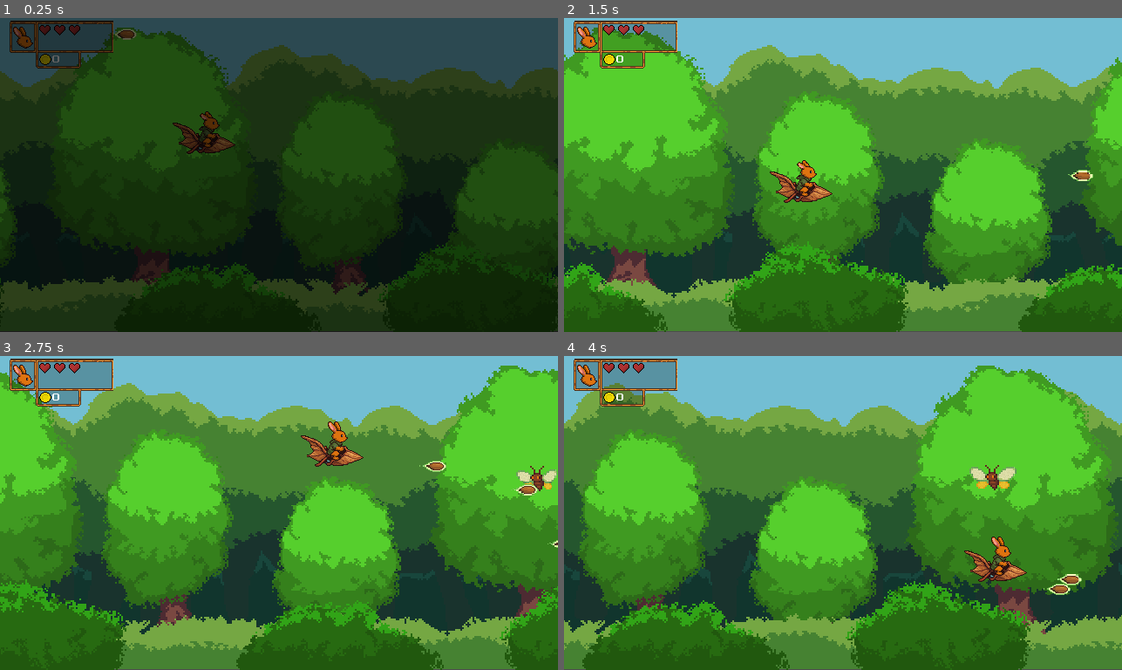
Above: before the commit, frames 1-4 (two rows, left to right).
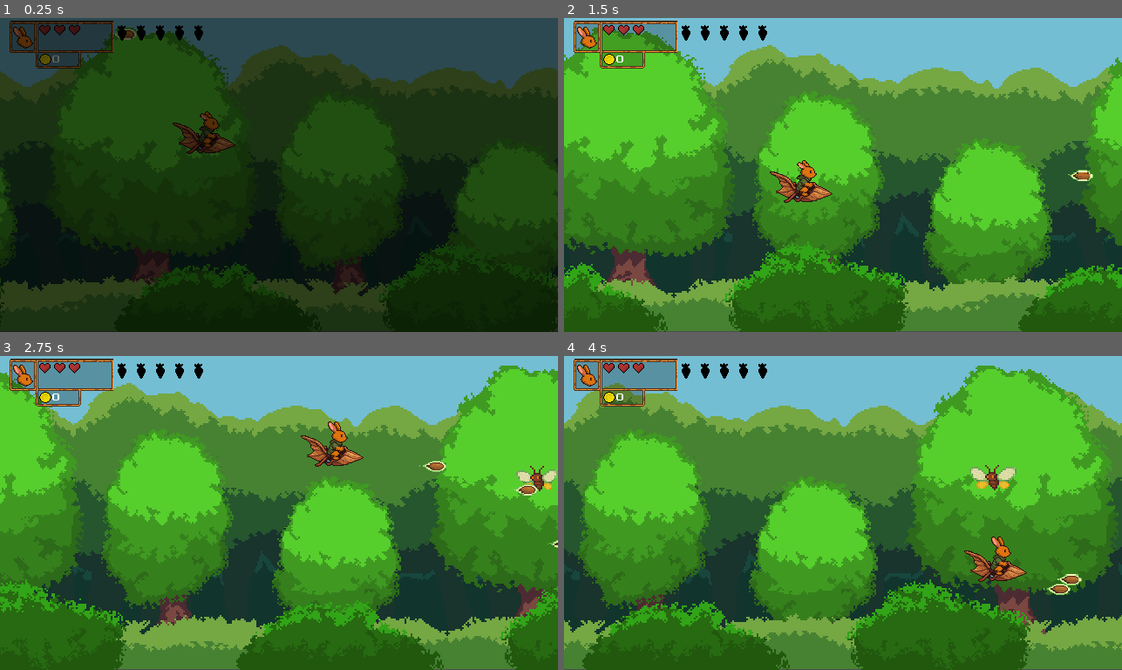
Above: after the commit, the same moments.

Repository: xrysen/skyburrower
Game: Godot game, scene res://Levels/Level 1/level1-1.tscn
Same seed, same stepped clock (60 frames per second), same inputs: the game is played once before the commit and once after it.
Inputs (mouse positions are in pixels of both pictures, inside the frame that each line leads up to):
- Up to frame 1 (0.25 s): no input
- Up to frame 2 (1.5 s): move the mouse to (965, 159) at 0.52 s; move the mouse to (731, 190) at 1.27 s
- Up to frame 3 (2.75 s): move the mouse to (334, 443) at 2.02 s
- Up to frame 4 (4 s): move the mouse to (815, 575) at 2.77 s; move the mouse to (1010, 560) at 3.52 s

The runs differ from the first frame. In frame 1, 0.3% of the frame differs, in the area x 21-37%, y 2-8%; in frame 2, 0.3%; in frame 3, 0.3%; in frame 4, 0.3%.

Commit message:
Adding bonus carrots

Diff:
--- a/Global/Global.gd
+++ b/Global/Global.gd
@@ -8,8 +8,26 @@
 var magnet: float = 100.0
 var luck: int = 1
 
+var levels = [
+	{ "level": [ { "carrot_count": 0, "completed": false}]}
+]
+
 signal coins_changed
+signal carrot_changed
 
 func add_coins(amount: int = 1):
 	coin_count += amount
 	emit_signal("coins_changed")
+
+func add_carrot(level,stage):
+	levels[level - 1]["level"][stage - 1]["carrot_count"] += 1
+	emit_signal("carrot_changed")
+
+func reset_carrot(level,stage):
+	levels[level - 1]["level"][stage - 1]["carrot_count"] = 0
+
+func mark_stage_complete(level,stage):
+	levels[level - 1]["level"][stage - 1]["completed"] = true
+
+func get_carrot(level, stage) -> int:
+	return levels[level - 1]["level"][stage - 1]["carrot_count"]
--- a/Items/Carrot/carrot.gd
+++ b/Items/Carrot/carrot.gd
@@ -1,9 +1,14 @@
 extends Area2D
 
+
+@export var levelNumber: int
+@export var stageNumber: int
 var speed: float = 100.0
 var player: CharacterBody2D
+signal carrot_collected
 
 func _ready():
+	add_to_group("Carrot")
 	connect("body_entered", Callable(self, "_on_body_entered"))
 	var players = get_tree().get_nodes_in_group("player")
 	if players.size() > 0:
@@ -14,6 +19,5 @@
 
 func _on_body_entered(body: CharacterBody2D) -> void:
 	if body.is_in_group("player"):
-	# Play noise
-	#Global.add_coins(1)
+		emit_signal("carrot_collected")
 		queue_free()
--- a/Levels/Level 1/level1-1.tscn
+++ b/Levels/Level 1/level1-1.tscn
@@ -17,10 +17,14 @@
 
 [node name="Level1-1" type="Node2D"]
 script = ExtResource("1_1fkka")
+levelNumber = 1
+stageNumber = 1
 
 [node name="Ui" parent="." instance=ExtResource("1_lpd3d")]
 heart_scene = ExtResource("2_1fkka")
 player_path = NodePath("../Meadow")
+levelNumber = 1
+stageNumber = 1
 
 [node name="Parallax2D" type="Parallax2D" parent="."]
 scroll_offset = Vector2(-512, -27)
--- a/Levels/LevelManager.gd
+++ b/Levels/LevelManager.gd
@@ -2,7 +2,10 @@
 
 @export var level_duration: float = 30.0
 @export var end_delay: float = 1.5
+@export var levelNumber: int
+@export var stageNumber: int
 signal level_ended
+@onready var ui = $Ui
 
 var fade := preload("res://Effects/fade.tscn").instantiate()
 var big_coin_scene := preload("res://Items/Coins/BigCoin/BigCoin.tscn")
@@ -12,6 +15,8 @@
 
 var spawning_coins = true
 var carrot_interval = level_duration / 5
+var current_carrots := 0
+const MAX_CARROTS := 5
 
 func _ready():
 	var player = get_node("Meadow")
@@ -22,6 +27,14 @@
 	spawn_coins_loop()
 	spawn_carrots_loop()
 	fade.fade_in()
+
+func connect_carrots():
+	for carrot in get_tree().get_nodes_in_group("Carrot"):
+		carrot.carrot_collected.connect(on_carrot_collected)
+
+func on_carrot_collected():
+	current_carrots += 1
+	ui.set_carrot_count(current_carrots)
 
 func start_level_timer() -> void:
 	await create_timer(level_duration).timeout
@@ -37,6 +50,7 @@
 	return timer
 
 func _on_player_died():
+	current_carrots = 0
 	end_level()
 
 func end_level():
@@ -44,6 +58,9 @@
 	spawning_coins = false
 	emit_signal("level_ended")
 	$Defeat.visible = true
+	#var previous_best = Global.get_best_carrot_count(level_name) <- How to deal with saving carrots eventually
+	#if current_carrots > previous_best:
+		#Global.set_best_carrot_count(level_name, current_carrots)
 
 func spawn_coins_loop() -> void:
 	while spawning_coins:
@@ -85,9 +102,9 @@
 
 	for i in num_carrots:
 		await get_tree().create_timer(interval).timeout
-		spawn_carrot()
+		spawn_carrot(levelNumber, stageNumber)
 
-func spawn_carrot():
+func spawn_carrot(level_num: int, stage_num: int):
 	var screen_rect = get_viewport().get_visible_rect()
 	var screen_top = screen_rect.position.y
 	var screen_bottom = screen_rect.position.y + screen_rect.size.y
@@ -99,5 +116,8 @@
 	var spawn_pos = Vector2(x, y)
 
 	var carrot = carrot_scene.instantiate()
+	carrot.levelNumber = level_num
+	carrot.stageNumber = stage_num
 	carrot.global_position = spawn_pos
 	add_child(carrot)
+	carrot.carrot_collected.connect(on_carrot_collected)
--- a/UI/UI.gd
+++ b/UI/UI.gd
@@ -2,20 +2,41 @@
 
 @export var heart_scene: PackedScene
 @export var player_path: NodePath
+@export var levelNumber: int
+@export var stageNumber: int
 @onready var heart_container = $GridContainer
 @onready var coin_label = $CoinLabel
+@onready var carrot_container = $CarrotContainer
 
 var player
+var empty_carrot := preload("res://UI/emptyCarrot.tscn")
+var full_carrot := preload("res://UI/carrotUI.tscn")
+
+var current_carrots := 0
+const MAX_CARROTS := 5
 
 func _ready():
 	player = get_node(player_path)
 	player.health_changed.connect(update_hearts)
 	update_hearts()
 	Global.connect("coins_changed", Callable(self, "update_coin_display"))
+	update_carrot_display()
 	update_coin_display()
 
 func update_coin_display():
 	coin_label.text = str(Global.coin_count)
+
+func update_carrot_display():
+	for child in carrot_container.get_children():
+		child.queue_free()
+
+	for i in range(MAX_CARROTS):
+		var scene = full_carrot if i < current_carrots else empty_carrot
+		carrot_container.add_child(scene.instantiate())
+
+func set_carrot_count(value: int):
+	current_carrots = clamp(value, 0, MAX_CARROTS)
+	update_carrot_display()
 
 func update_hearts():
 	for child in heart_container.get_children():
--- /dev/null
+++ b/UI/carrotUI.tscn
@@ -0,0 +1,11 @@
+[gd_scene load_steps=2 format=3 uid="uid://bgy31g2r33g7w"]
+
+[ext_resource type="Texture2D" uid="uid://bxqu07mttgajp" path="res://Items/Carrot/carrot.png" id="1_sryhs"]
+
+[node name="Carrot" type="Control"]
+custom_minimum_size = Vector2(18, 18)
+layout_mode = 3
+anchors_preset = 0
+
+[node name="Sprite2D" type="Sprite2D" parent="."]
+texture = ExtResource("1_sryhs")
--- a/UI/defeat.gd
+++ b/UI/defeat.gd
@@ -5,9 +5,9 @@
 
 
 
-func _physics_process(delta: float) -> void:
+
+func _physics_process(_delta: float) -> void:
 	$TextureRect/Coins.text = str(Global.coin_count)
-
 
 
 func _on_retry_button_pressed() -> void:
--- a/UI/defeat.png.tscn
+++ /dev/null
@@ -1,3 +0,0 @@
-[gd_scene format=3 uid="uid://13wvo5mkirfg"]
-
-[node name="Defeat_png" type="Node2D"]
--- /dev/null
+++ b/UI/emptyCarrot.tscn
@@ -0,0 +1,11 @@
+[gd_scene load_steps=2 format=3 uid="uid://dmg1whsmkoolb"]
+
+[ext_resource type="Texture2D" uid="uid://r2g3gj6gnb0s" path="res://UI/emptyCarrot.png" id="1_wdhsu"]
+
+[node name="EmptyCarrot" type="Control"]
+custom_minimum_size = Vector2(18, 18)
+layout_mode = 3
+anchors_preset = 0
+
+[node name="Sprite2D" type="Sprite2D" parent="."]
+texture = ExtResource("1_wdhsu")
--- a/UI/ui.tscn
+++ b/UI/ui.tscn
@@ -49,3 +49,10 @@
 offset_right = 90.0
 offset_bottom = 55.0
 color = Color(0, 0, 0, 0.231373)
+
+[node name="CarrotContainer" type="HBoxContainer" parent="."]
+layout_mode = 0
+offset_left = 140.0
+offset_top = 17.0
+offset_right = 180.0
+offset_bottom = 57.0
Binary file added: UI/emptyCarrot.png
Not shown, added: UI/emptyCarrot.png.import
Binary file added: UI/victory.png
Not shown, added: UI/victory.png.import
